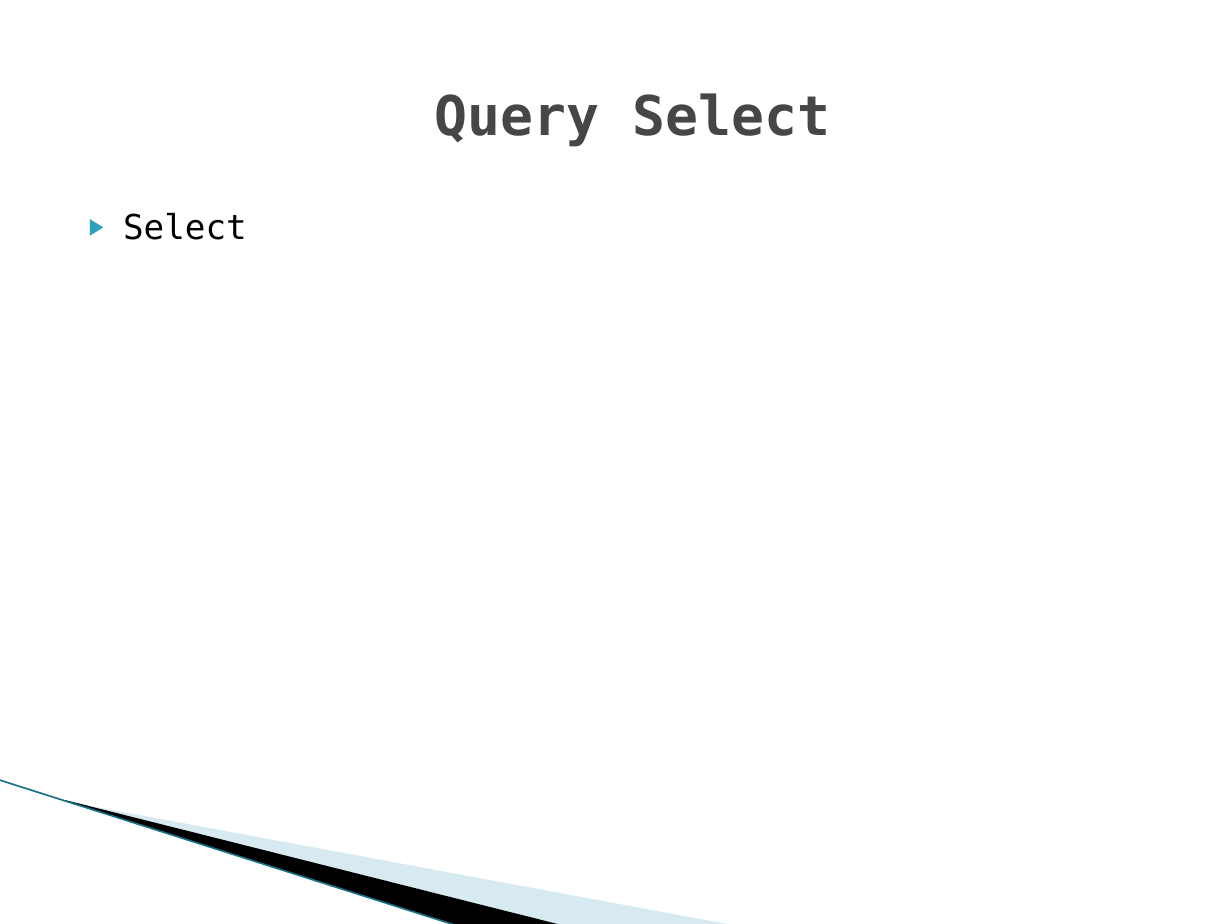
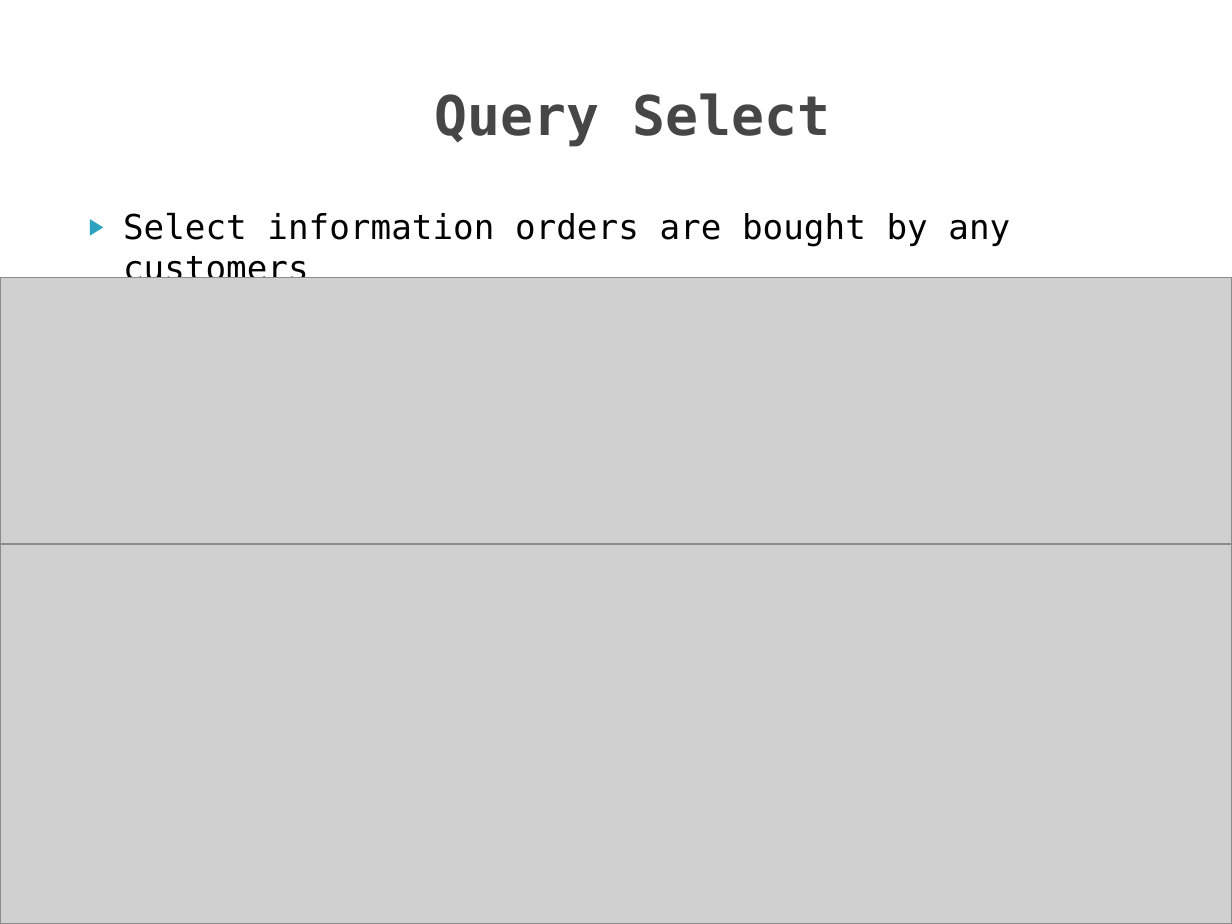
Before and after one commit to iamvucms/SICT, a slide deck: slide 15 of SQL/Project1_database_design_and_query.pptx. Drawn at 1232x924 pixels with LibreOffice and Linux fonts; fonts in the diff are those of the drawing; grey boxes stand for pictures; background and template pictures are left out. Boxes give left, top, right and bottom in pixels: in the first picture for what was removed or moved away, otherwise in the second. Text is boxed around its words. In the diff, an @@ line names an element or a change of style, - is before the commit and + after.

Commit message:
Update

```diff
--- a/SQL/Project1_database_design_and_query.pptx
+++ b/SQL/Project1_database_design_and_query.pptx
@@ text at [123, 212, 1010, 278]: text changed @@
-▶ Select
+▶ Select information orders are bought by any customers
@@ picture added at [0, 277, 1232, 547] @@
@@ picture added at [0, 545, 1232, 924] @@
@@ freeform shape removed at [96, 674, 609, 869] @@
```
Also in this commit, not shown: 3 other slides changed, 5 slides added, 2 slides removed.
